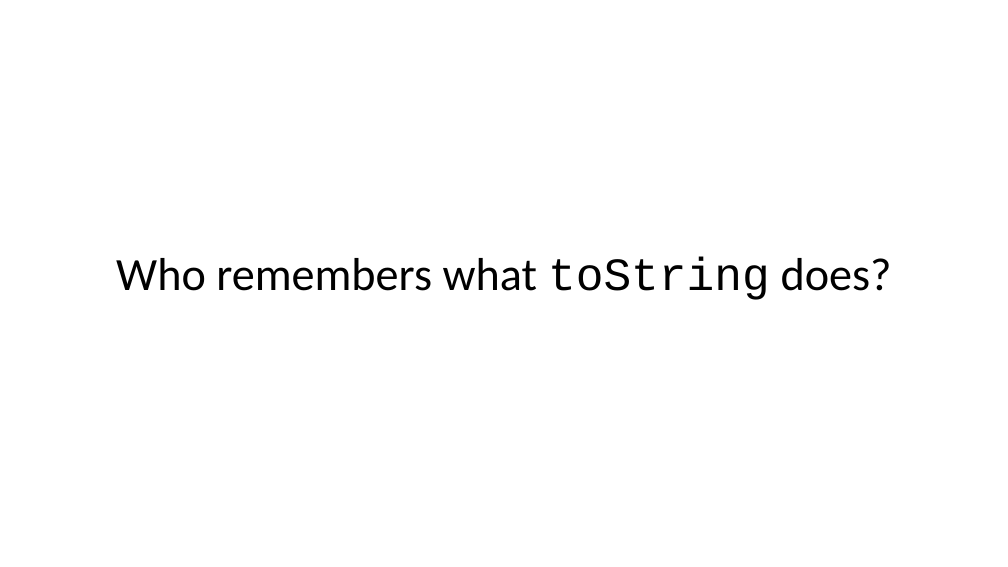
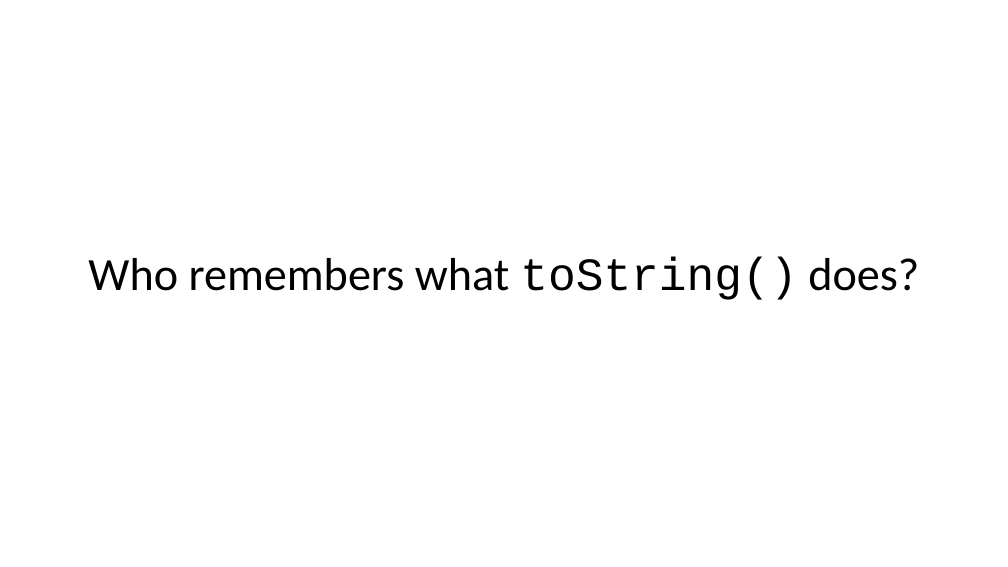
Before and after one commit to TEALSK12/apcsa-public, a slide deck: slide 44 of curriculum/Unit6/Unit6.pptx (slide 45 before the commit). Drawn at 1008x567 pixels with LibreOffice and Linux fonts; fonts in the diff are those of the drawing. Boxes give left, top, right and bottom in pixels: in the first picture for what was removed or moved away, otherwise in the second. Text is boxed around its words. In the diff, an @@ line names an element or a change of style, - is before the commit and + after.

```diff
--- a/curriculum/Unit6/Unit6.pptx
+++ b/curriculum/Unit6/Unit6.pptx
@@ title at <box>88,257,919,300</box>: text changed @@
-Who remembers what toString does?
+Who remembers what toString() does?
```
Also in this commit, not shown: 1 other slide changed, 1 slide removed.
